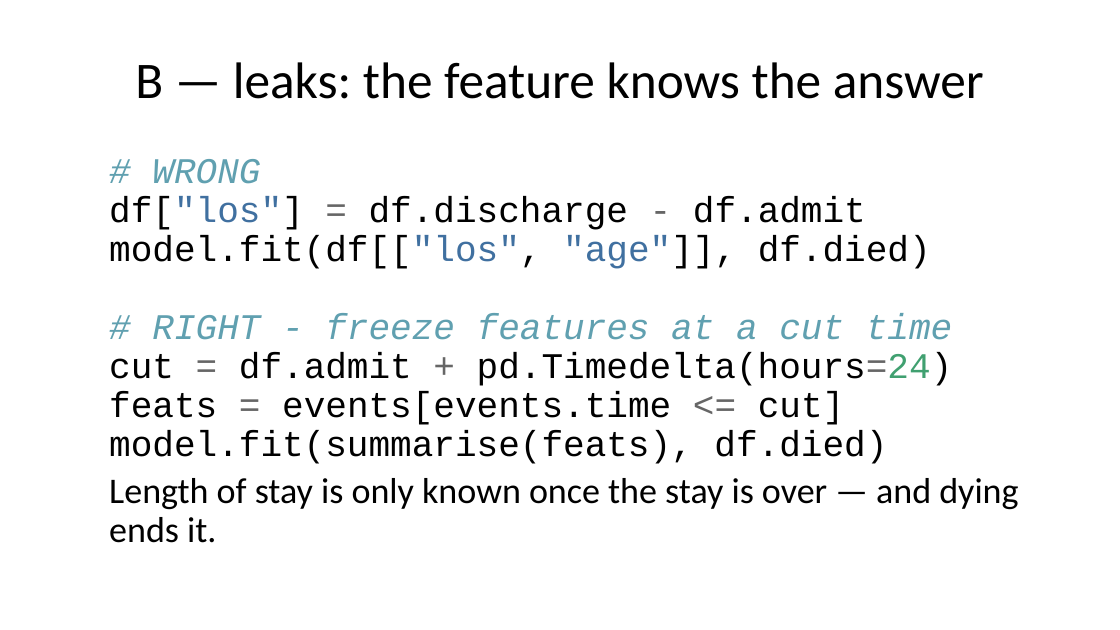
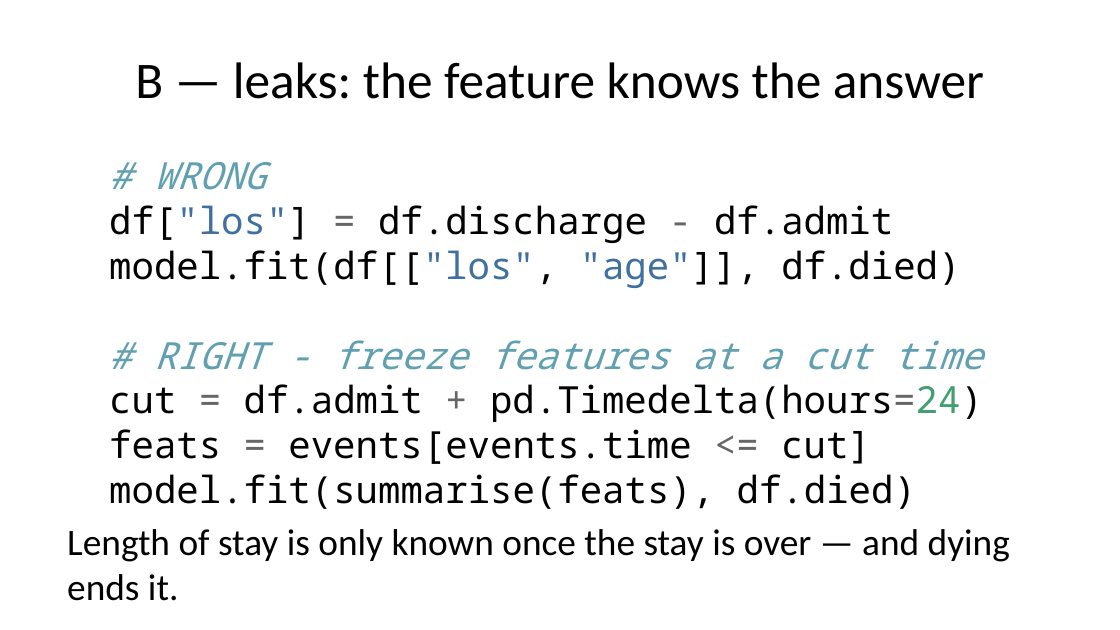
Before and after one commit to pauldubois98/AdcancedTopicsDataScience2026, a slide deck: slide 40 of Course01/slides.pptx. Drawn at 1120x630 pixels with LibreOffice and Linux fonts; fonts in the diff are those of the drawing. Boxes give left, top, right and bottom in pixels: in the first picture for what was removed or moved away, otherwise in the second. Text is boxed around its words. In the diff, an @@ line names an element or a change of style, - is before the commit and + after.

```diff
--- a/Course01/slides.pptx
+++ b/Course01/slides.pptx
@@ text "# WRONG df["los"] = df.discharge ..." at [67,162,1010,562]: size 23.2 to 24 pt; font Courier New to Noto Sans Mono in "# WRONG df["los"] = df.discharge - df.admit ..."; line spacing 0.9 to 1 @@
```
Also in this commit, not shown: 19 other slides changed, 18 slides added, 1 slide removed, 16 other files.
